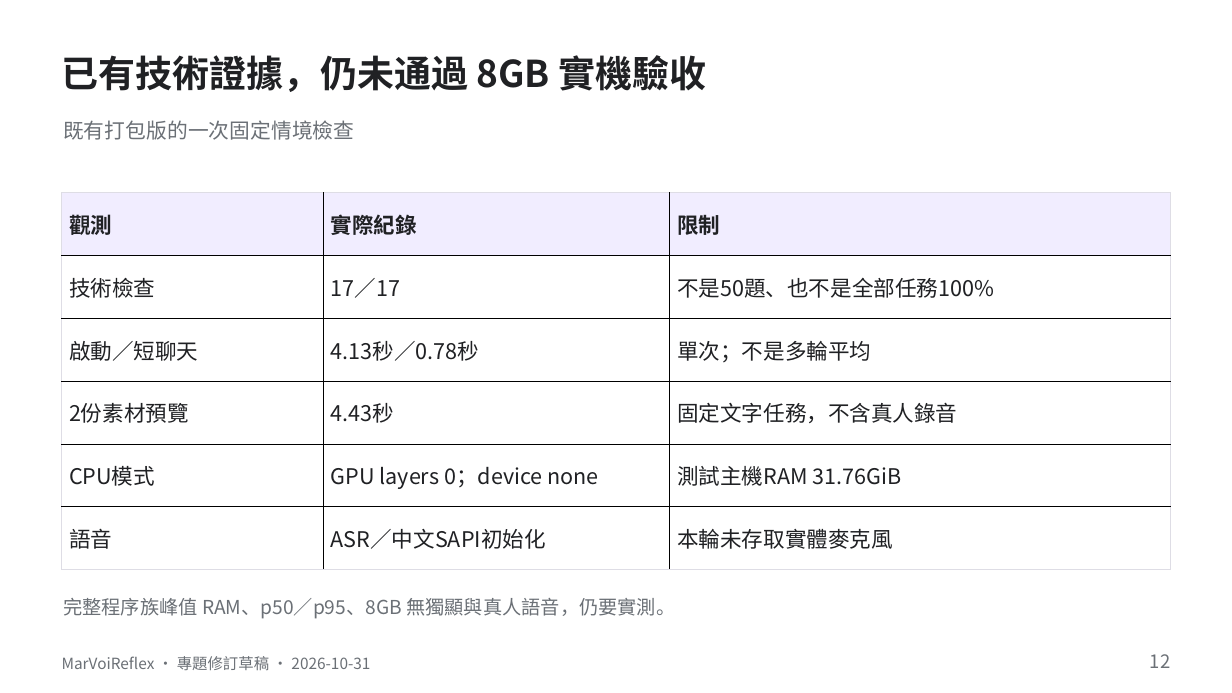
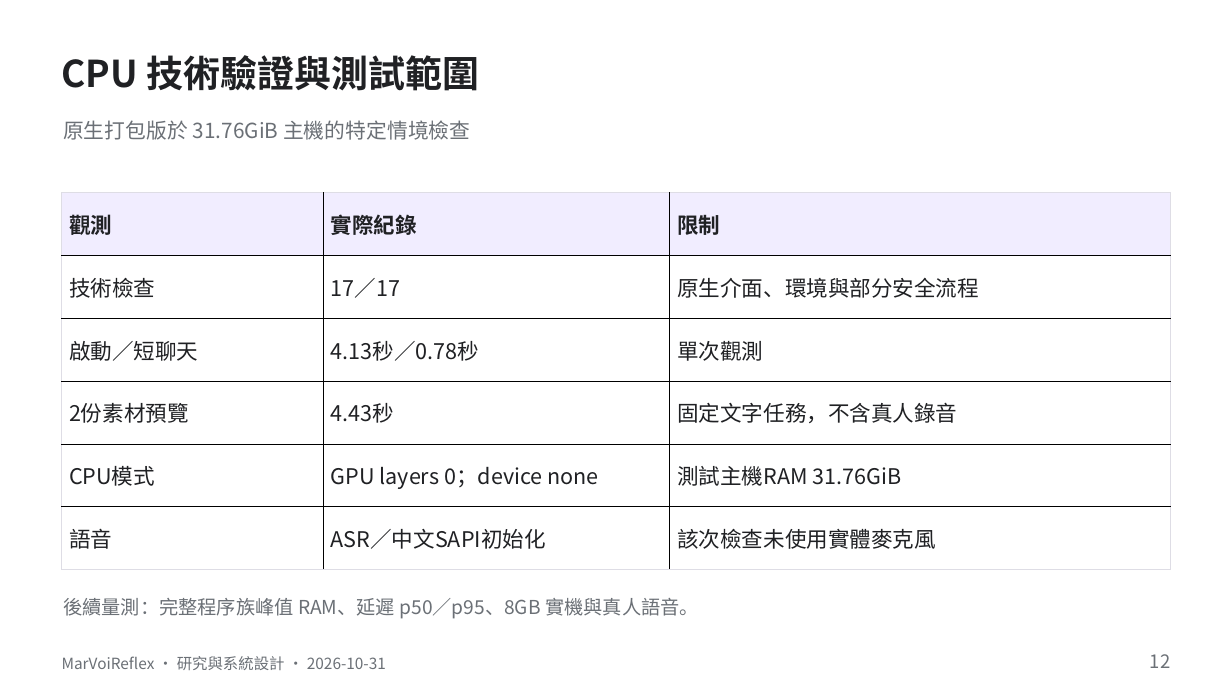
Before and after one commit to yo20ywork-max/MarVoiReflex, a slide deck: slide 12 of docs/presentation/MarVoiReflex-Revision-20261031.pptx. Drawn at 1232x693 pixels with LibreOffice and Linux fonts; fonts in the diff are those of the drawing. Boxes give left, top, right and bottom in pixels: in the first picture for what was removed or moved away, otherwise in the second. Text is boxed around its words. In the diff, an @@ line names an element or a change of style, - is before the commit and + after.

```diff
--- a/docs/presentation/MarVoiReflex-Revision-20261031.pptx
+++ b/docs/presentation/MarVoiReflex-Revision-20261031.pptx
@@ text at [62, 55, 480, 91]: text changed @@
-已有技術證據，仍未通過 8GB 實機驗收
+CPU 技術驗證與測試範圍
@@ text at [63, 120, 470, 140]: text changed @@
-既有打包版的一次固定情境檢查
+原生打包版於 31.76GiB 主機的特定情境檢查
@@ table at [61, 192, 1170, 569] @@
-row 2, column 3: 不是50題、也不是全部任務100%
+row 2, column 3: 原生介面、環境與部分安全流程
-row 3, column 3: 單次；不是多輪平均
+row 3, column 3: 單次觀測
-row 6, column 3: 本輪未存取實體麥克風
+row 6, column 3: 該次檢查未使用實體麥克風
@@ text at [63, 598, 699, 619]: text changed @@
-完整程序族峰值 RAM、p50／p95、8GB 無獨顯與真人語音，仍要實測。
+後續量測：完整程序族峰值 RAM、延遲 p50／p95、8GB 實機與真人語音。
@@ text at [62, 656, 386, 670]: text changed @@
-MarVoiReflex · 專題修訂草稿 · 2026-10-31
+MarVoiReflex · 研究與系統設計 · 2026-10-31
```
Also in this commit, not shown: 23 other slides changed, 36 other files.
